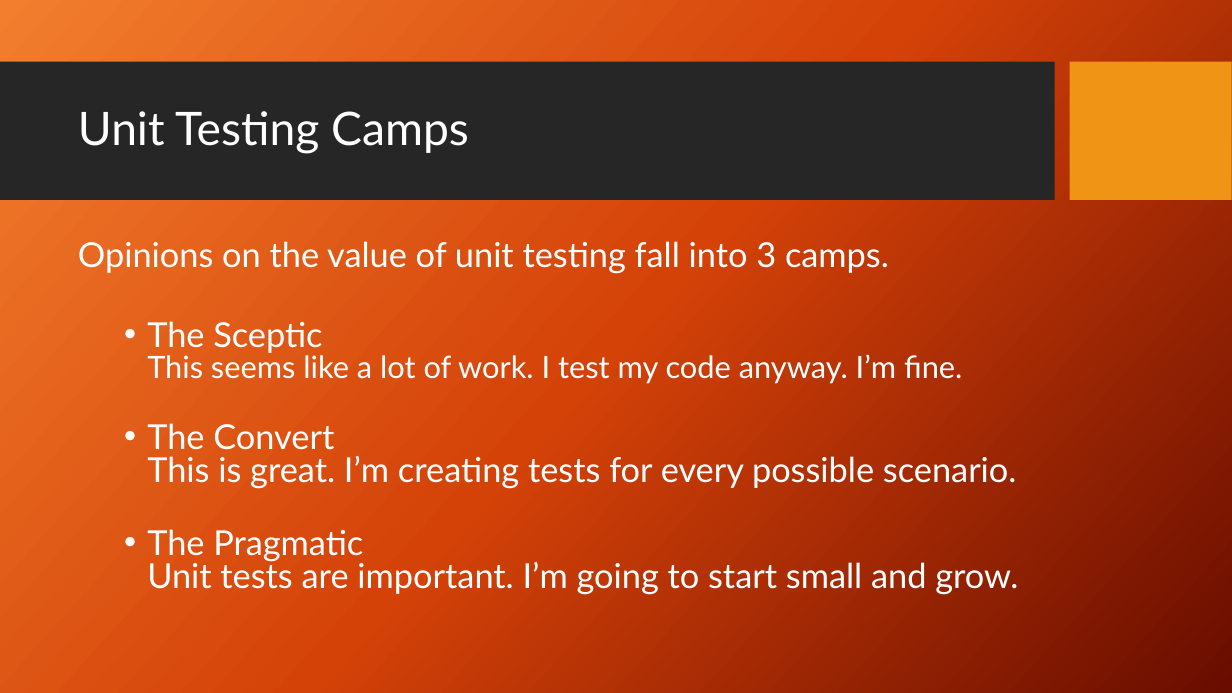
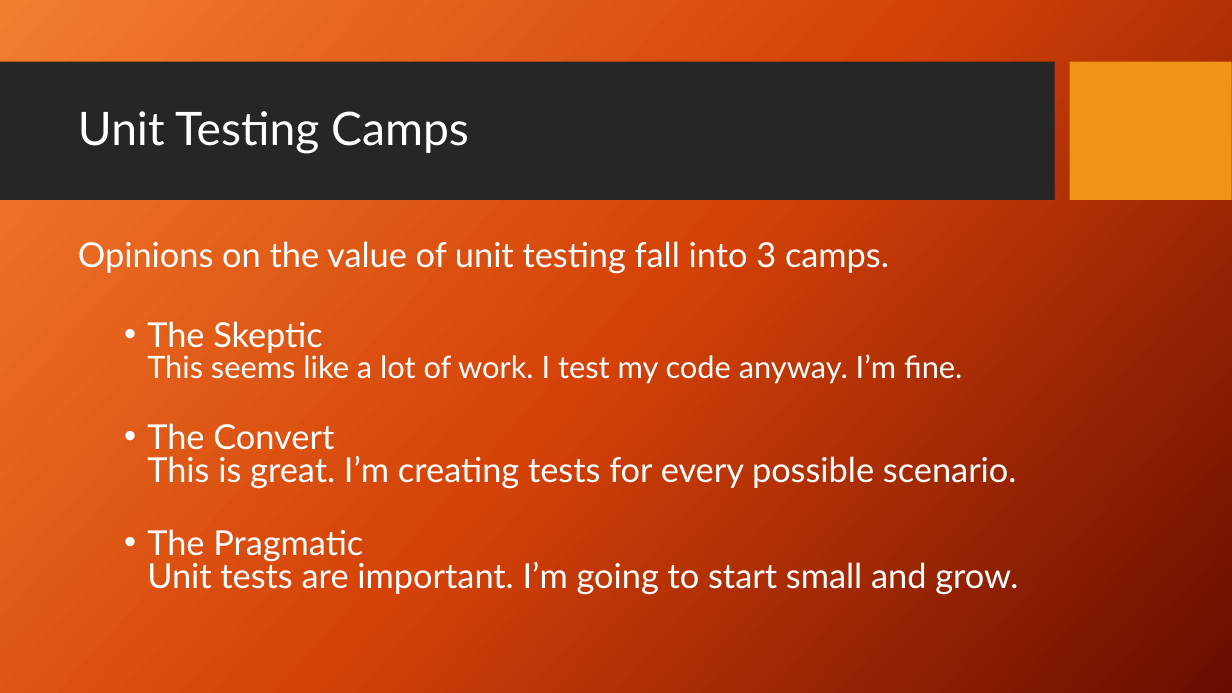
Before and after one commit to PrincetonUniversity/software_testing, a slide deck: slide 6 of UnitTestingSlides.pptx (slide 5 before the commit). Drawn at 1232x693 pixels with LibreOffice and Linux fonts; fonts in the diff are those of the drawing; background and template pictures are left out. Boxes give left, top, right and bottom in pixels: in the first picture for what was removed or moved away, otherwise in the second. Text is boxed around its words. In the diff, an @@ line names an element or a change of style, - is before the commit and + after.

```diff
--- a/UnitTestingSlides.pptx
+++ b/UnitTestingSlides.pptx
@@ text at (147, 321, 962, 384): text changed @@
-  • The Sceptic
-    This seems like a lot of work. I test my code anyway. I’m fine.
+  • The Skeptic
+    This seems like a lot of work. I test my code anyway. I’m fine.
```
Also in this commit, not shown: 4 other slides changed, 1 slide added.
